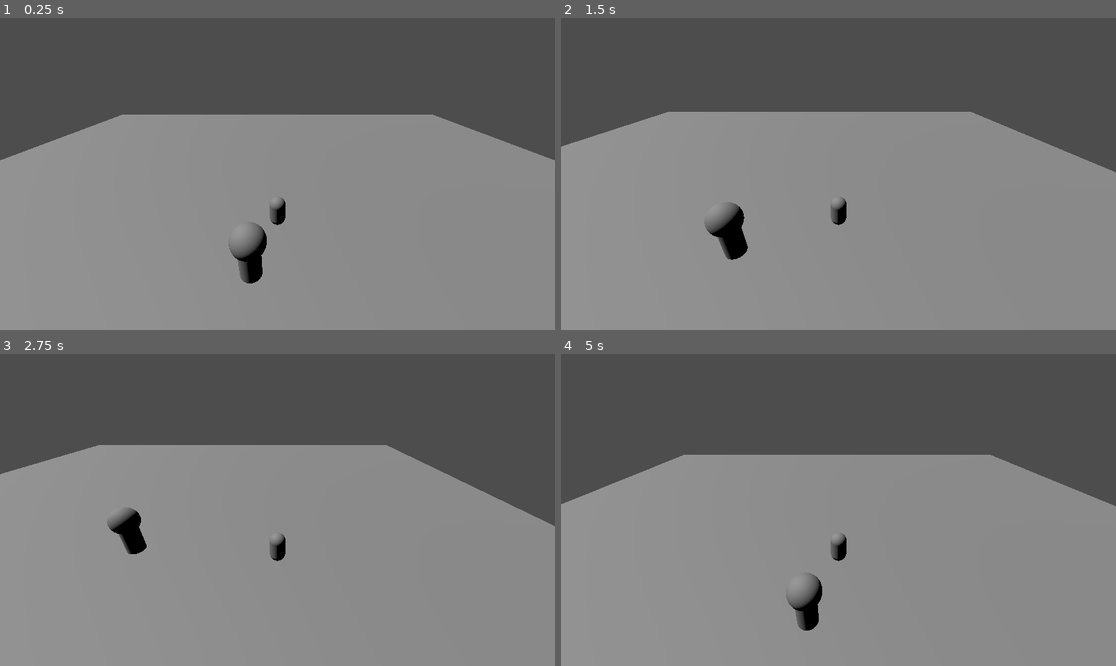
Above: before the commit, frames 1-4 (two rows, left to right).
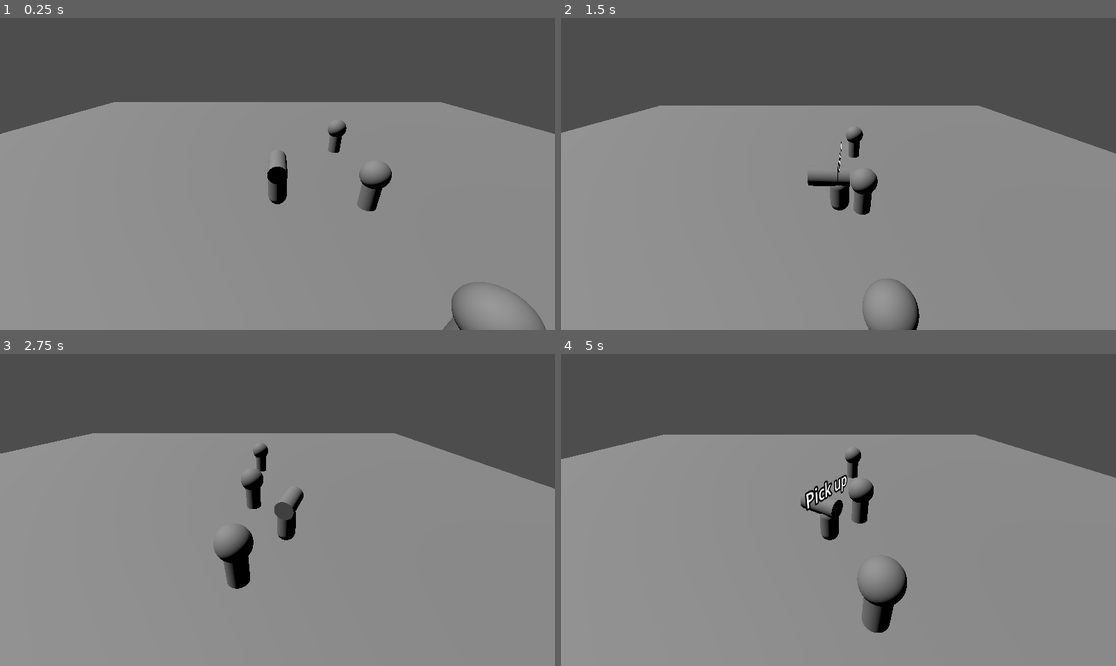
Above: after the commit, the same moments.

Repository: AMatyszczak/godot-first-one
Game: Godot game, scene res://main.tscn
Two runs of this game, one before a commit and one after it. Both use one fixed random seed, a clock stepped at 60 frames per second and the inputs below.
Inputs (mouse positions are in pixels of both pictures, inside the frame that each line leads up to):
- Up to frame 1 (0.25 s): no input
- Up to frame 2 (1.5 s): tap Enter (ui_accept) at 0.5, 0.77 s; move the mouse to (960, 158) at 0.52 s; hold D (move_right) 0.53-1.28 s; hold E (interact) 0.53-1.28 s; move the mouse to (727, 189) at 1.27 s; hold Down (move_back) from 1.28 s (still down); tap E (interact) at 1.35 s
- Up to frame 3 (2.75 s): tap Enter (ui_accept) at 1.52 s; move the mouse to (333, 441) at 2.02 s; release Down (move_back) at 2.03 s; hold D (move_right) from 2.03 s (still down); hold E (interact) from 2.03 s (still down)
- Up to frame 4 (5 s): move the mouse to (810, 572) at 2.77 s; release D (move_right) at 2.78 s; release E (interact) at 2.78 s; hold Up (move_forward) 2.78-3.53 s; tap E (interact) at 2.85, 4.35 s; tap Enter (ui_accept) at 3.02, 3.77, 4.52 s; move the mouse to (1005, 556) at 3.52 s; hold E (interact) 3.53-4.28 s; hold A (move_left) from 3.53 s (still down); move the mouse to (672, 463) at 4.27 s

The runs differ from the first frame. In frame 1, 7.5% of the frame differs, in the area x 0-100%, y 26-100%; in frame 2, 5.4%; in frame 3, 8.0%; in frame 4, 11%, in the area x 0-100%, y 25-90%.

Commit message:
Just another iteration

Diff:
--- a/interactable.gd
+++ b/interactable.gd
@@ -2,6 +2,17 @@
 
 @export var interact_name: String = ""
 @export var is_interactable: bool = true
+@onready var label: Label3D = $InteractLabel
+
+
+func _ready() -> void:
+	pass
 
 var interact: Callable = func():
 	pass
+
+var hide_interact_label: Callable = func():
+	label.hide()
+
+var show_interact_label: Callable = func():
+	label.show()
--- a/interactable.tscn
+++ b/interactable.tscn
@@ -6,3 +6,6 @@
 collision_layer = 2
 collision_mask = 0
 script = ExtResource("1_yyf5y")
+
+[node name="InteractLabel" type="Label3D" parent="."]
+text = "E to interact"
--- a/interacting_component.gd
+++ b/interacting_component.gd
@@ -1,6 +1,6 @@
 extends Node3D
 
-@onready var interact_label: Label = $InteractLabel
+@onready var interact_label: Label3D = $InteractLabel
 var current_interactions := []
 var can_interact := true
 
@@ -20,7 +20,6 @@
 		if current_interactions:
 			can_interact = false
 			interact_label.hide()
-
 			await current_interactions[0].interact.call()
 
 			can_interact = true
@@ -31,6 +30,7 @@
 		current_interactions.sort_custom(_sort_by_nearest)
 		if current_interactions[0].is_interactable:
 			interact_label.text = current_interactions[0].interact_name
+
 			interact_label.show()
 	else:
 		interact_label.hide()
--- a/interacting_component.tscn
+++ b/interacting_component.tscn
@@ -15,11 +15,10 @@
 transform = Transform3D(5, 0, 0, 0, 5, 0, 0, 0, 5, 0, 0, 0)
 shape = SubResource("CylinderShape3D_0g7y6")
 
-[node name="InteractLabel" type="Label" parent="."]
-offset_right = 40.0
-offset_bottom = 23.0
-text = "E to interact
-"
+[node name="InteractLabel" type="Label3D" parent="."]
+transform = Transform3D(1, 0, 0, 0, 1, 0, 0, 0, 1, 0, 2, 0)
+pixel_size = 0.03
+text = "E to interact"
 
 [connection signal="area_entered" from="InteractRange" to="." method="_on_interact_range_area_entered"]
 [connection signal="area_exited" from="InteractRange" to="." method="_on_interact_range_area_exited"]
--- a/main.tscn
+++ b/main.tscn
@@ -27,8 +27,11 @@
 [node name="Player" parent="." instance=ExtResource("1_oblp8")]
 transform = Transform3D(1, 0, 0, 0, 1, 0, 0, 0, 1, 0, 1.52268, 0)
 
-[node name="Camera3D" type="Camera3D" parent="Player"]
-transform = Transform3D(1, 0, 0, 0, 0.866025, 0.5, 0, -0.5, 0.866025, 0, 8.47732, 10)
+[node name="Tree" parent="." instance=ExtResource("2_o7llx")]
+transform = Transform3D(1, 0, 0, 0, 1, 0, 0, 0, 1, 5, 1, 0)
 
-[node name="Tree" parent="." instance=ExtResource("2_o7llx")]
-transform = Transform3D(1, 0, 0, 0, 1, 0, 0, 0, 1, -1.17212, 2.36848, 4.34862)
+[node name="Tree2" parent="." instance=ExtResource("2_o7llx")]
+transform = Transform3D(1, 0, 0, 0, 1, 0, 0, 0, 1, 5, 1, 6.60483)
+
+[node name="Tree3" parent="." instance=ExtResource("2_o7llx")]
+transform = Transform3D(1, 0, 0, 0, 1, 0, 0, 0, 1, 5, 1, -7.70832)
--- a/player.gd
+++ b/player.gd
@@ -1,12 +1,52 @@
 extends CharacterBody3D
+
+@export var hold_position: Node3D
+@onready var camera: Camera3D = $Camera_Controller/Camera_Target/Camera
+@onready var camera_controller: Node3D = $Camera_Controller
+@onready var cursor: Node3D = $Cursor
 
 
 const SPEED = 5.0
 const JUMP_VELOCITY = 4.5
 
+var held_object: RigidBody3D = null
+
+func _ready() -> void:
+	camera_controller.set_as_top_level(true)
+	cursor.set_as_top_level(true)
+
+func _input(event):
+	if event.is_action_pressed("interact"):
+		if held_object == null:
+			attempt_pickup()
+		else:
+			drop_item()
+
+func attempt_pickup():
+	var space_state = get_world_3d().direct_space_state
+	var origin = global_transform.origin
+	var end = origin + transform.basis.z * -3  # Forward direction check
+#	var end = origin + global_transform.basis.z * -2  # Forward direction check
+	var query = PhysicsRayQueryParameters3D.create(origin, end)
+
+	var result = space_state.intersect_ray(query)
+	if result and result.collider is RigidBody3D:
+		held_object = result.collider
+		held_object.freeze = true  # Disable physics
+		held_object.reparent(hold_position)
+		held_object.transform = Transform3D(Basis(), Vector3(0, 0, 0))  # Center it
+
+func drop_item():
+	if held_object:
+		held_object.reparent(get_tree().current_scene)  # Return to scene root
+		held_object.global_transform.origin = hold_position.global_transform.origin
+		held_object.freeze = false  # Re-enable physics
+		held_object = null
 
 func _physics_process(delta: float) -> void:
-	# Add the gravity.
+
+	look_at_cursor()
+
 	if not is_on_floor():
 		velocity += get_gravity() * delta
 
@@ -17,7 +57,7 @@
 	# Get the input direction and handle the movement/deceleration.
 	# As good practice, you should replace UI actions with custom gameplay actions.
 	var input_dir := Input.get_vector("move_left", "move_right", "move_forward", "move_back")
-	var direction := (transform.basis * Vector3(input_dir.x, 0, input_dir.y)).normalized()
+	var direction := (Vector3(input_dir.x, 0, input_dir.y)).normalized()
 	if direction:
 		velocity.x = direction.x * SPEED
 		velocity.z = direction.z * SPEED
@@ -27,3 +67,19 @@
 
 
 	move_and_slide()
+	$Camera_Controller.position = lerp($Camera_Controller.position, position, 0.15)
+
+func look_at_cursor():
+	var player_pos = global_transform.origin
+	var drop_plane = Plane(Vector3(0, 1, 0), player_pos.y)
+
+	var ray_length = 1000
+	var mouse_pos = get_viewport().get_mouse_position()
+	var from = camera.project_ray_origin(mouse_pos)
+	var to = from + camera.project_ray_normal(mouse_pos) * ray_length
+	var cursor_pos = drop_plane.intersects_ray(from, to)
+
+	if (cursor_pos != null):
+		print("cursor_pos not null")
+		cursor.global_transform.origin = cursor_pos + Vector3(0, 1, 0)
+		look_at(cursor_pos, Vector3.UP)
--- a/player.tscn
+++ b/player.tscn
@@ -1,22 +1,48 @@
-[gd_scene load_steps=5 format=3 uid="uid://og3x4quvg4u5"]
+[gd_scene load_steps=7 format=3 uid="uid://og3x4quvg4u5"]
 
 [ext_resource type="Script" path="res://player.gd" id="1_p0d41"]
 [ext_resource type="PackedScene" uid="uid://bxsinadpphax3" path="res://interacting_component.tscn" id="2_67f1s"]
 
 [sub_resource type="CapsuleMesh" id="CapsuleMesh_did6s"]
 
+[sub_resource type="CylinderMesh" id="CylinderMesh_738ex"]
+
 [sub_resource type="CapsuleShape3D" id="CapsuleShape3D_ymofb"]
 
-[node name="Player" type="CharacterBody3D"]
+[sub_resource type="CylinderShape3D" id="CylinderShape3D_rfkn3"]
+
+[node name="Player" type="CharacterBody3D" node_paths=PackedStringArray("hold_position")]
 collision_layer = 3
 script = ExtResource("1_p0d41")
+hold_position = NodePath("Hold_Position")
 
 [node name="Pivot" type="Node3D" parent="."]
 
-[node name="Character" type="MeshInstance3D" parent="Pivot"]
+[node name="Body" type="MeshInstance3D" parent="Pivot"]
 mesh = SubResource("CapsuleMesh_did6s")
 
-[node name="CollisionShape3D" type="CollisionShape3D" parent="."]
+[node name="Head" type="MeshInstance3D" parent="Pivot"]
+transform = Transform3D(1, 0, 0, 0, -4.37114e-08, -1, 0, 1, -4.37114e-08, 0, 1, -0.5)
+mesh = SubResource("CylinderMesh_738ex")
+
+[node name="Body" type="CollisionShape3D" parent="."]
 shape = SubResource("CapsuleShape3D_ymofb")
 
 [node name="InteractingComponent" parent="." instance=ExtResource("2_67f1s")]
+
+[node name="Camera_Controller" type="Node3D" parent="."]
+top_level = true
+
+[node name="Camera_Target" type="Node3D" parent="Camera_Controller"]
+transform = Transform3D(1, 0, 0, 0, 0.866025, 0.5, 0, -0.5, 0.866025, 0, 6, 9)
+
+[node name="Camera" type="Camera3D" parent="Camera_Controller/Camera_Target"]
+
+[node name="Hold_Position" type="Marker3D" parent="."]
+transform = Transform3D(1, 0, 0, 0, 1, 0, 0, 0, 1, 0, 3, 0)
+
+[node name="Cursor" type="MeshInstance3D" parent="."]
+
+[node name="Head" type="CollisionShape3D" parent="."]
+transform = Transform3D(1, 0, 0, 0, -4.37114e-08, -1, 0, 1, -4.37114e-08, 0, 1, -0.5)
+shape = SubResource("CylinderShape3D_rfkn3")
--- a/tree.gd
+++ b/tree.gd
@@ -1,4 +1,4 @@
-extends StaticBody3D
+extends RigidBody3D
 
 @onready var interactable: Area3D = $Interactable
 @onready var sprite_2d: Sprite3D = $Sprite3D
@@ -9,4 +9,22 @@
 	interactable.interact = _on_interact
 
 func _on_interact() -> void:
-	print("LOL interact!")
+	pass
+#	var player = get_tree().get_first_node_in_group("player");
+#	var player2 = get_tree().get_first_node_in_group("Player");
+
+#	print("p, p2:", player, player2)
+#	print_tree()
+#	debug_print_tree(get_tree().current_scene)  # Start from the root scene
+
+
+#	if held_by == null:
+#		return player.attempt_pickup(self)
+#	else:
+#		return player.drop_item(self)
+
+
+#func debug_print_tree(node: Node, indent: int = 0) -> void:
+#	print("  ".repeat(indent) + node.name)  # Indent for hierarchy visualization
+#	for child in node.get_children():
+#		debug_print_tree(child, indent + 1)
--- a/tree.tscn
+++ b/tree.tscn
@@ -13,7 +13,7 @@
 
 [sub_resource type="CylinderShape3D" id="CylinderShape3D_kvabm"]
 
-[node name="Tree" type="StaticBody3D"]
+[node name="Tree" type="RigidBody3D"]
 collision_layer = 3
 script = ExtResource("1_31ske")
 
@@ -38,5 +38,5 @@
 interact_name = "Pick up"
 
 [node name="CollisionShape3D" type="CollisionShape3D" parent="Interactable"]
-transform = Transform3D(3, 0, 0, 0, 3, 0, 0, 0, 3, 0, 0, 0)
+transform = Transform3D(2, 0, 0, 0, 2, 0, 0, 0, 2, 0, 0, 0)
 shape = SubResource("CylinderShape3D_kvabm")
